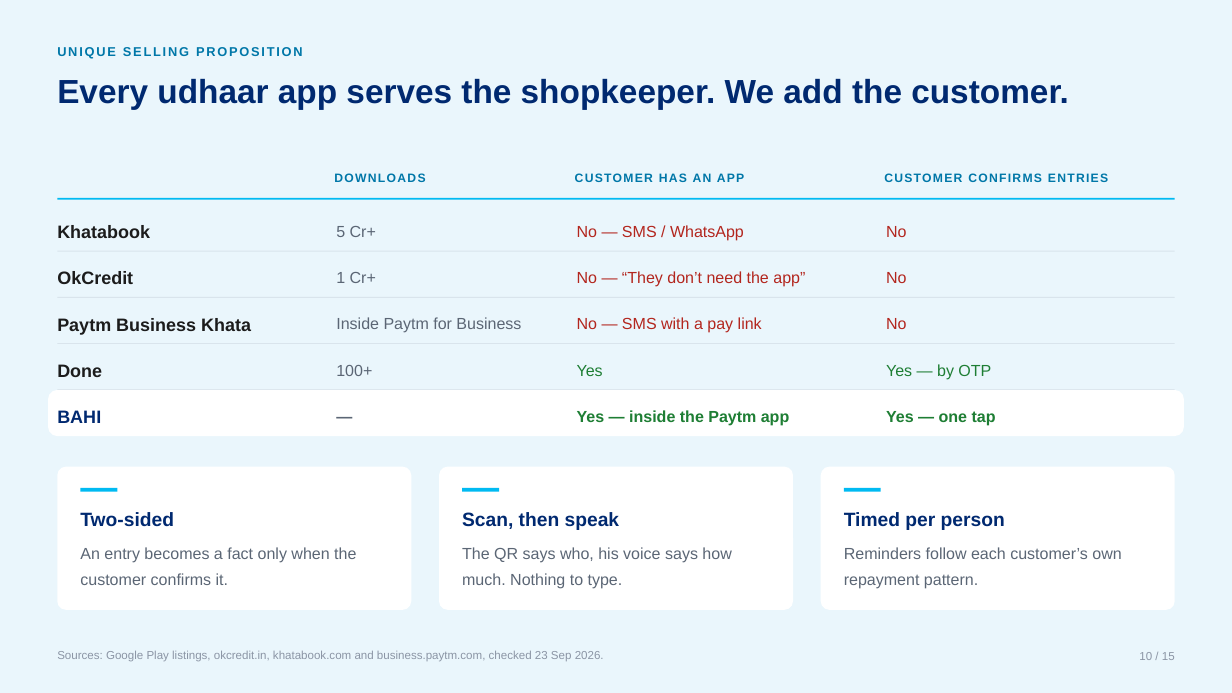
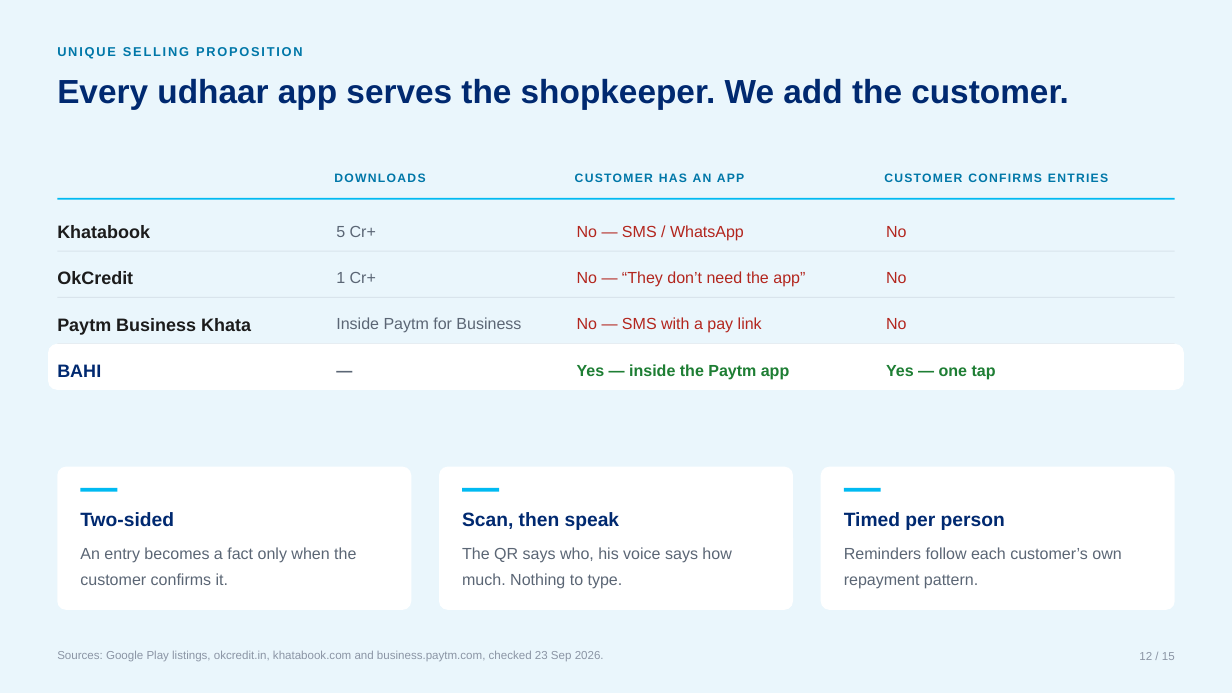
Before and after one commit to Uchiha-Itachi0/PAYTM-BAHI, a slide deck: slide 12 of docs/BAHI-Final.pptx (slide 10 before the commit). Drawn at 1232x693 pixels with LibreOffice and Linux fonts; fonts in the diff are those of the drawing. Boxes give left, top, right and bottom in pixels: in the first picture for what was removed or moved away, otherwise in the second. Text is boxed around its words. In the diff, an @@ line names an element or a change of style, - is before the commit and + after.

```diff
--- a/docs/BAHI-Final.pptx
+++ b/docs/BAHI-Final.pptx
@@ 4 texts, 1 rounded rectangle moved together from (x1=48, y1=390, x2=1184, y2=436) to (x1=48, y1=344, x2=1184, y2=390) @@
@@ text removed at (x1=57, y1=364, x2=102, y2=377) @@
-Done
@@ rectangle removed at (x1=57, y1=389, x2=1175, y2=390) @@
@@ text removed at (x1=336, y1=365, x2=372, y2=376) @@
-100+
@@ text removed at (x1=577, y1=365, x2=603, y2=376) @@
-Yes
@@ text removed at (x1=886, y1=364, x2=991, y2=380) @@
-Yes — by OTP
@@ text at (x1=1139, y1=652, x2=1175, y2=660): text changed @@
-10 / 15
+12 / 15
```
Also in this commit, not shown: 9 other slides changed, 3 slides added, 3 slides removed, 8 other files.
